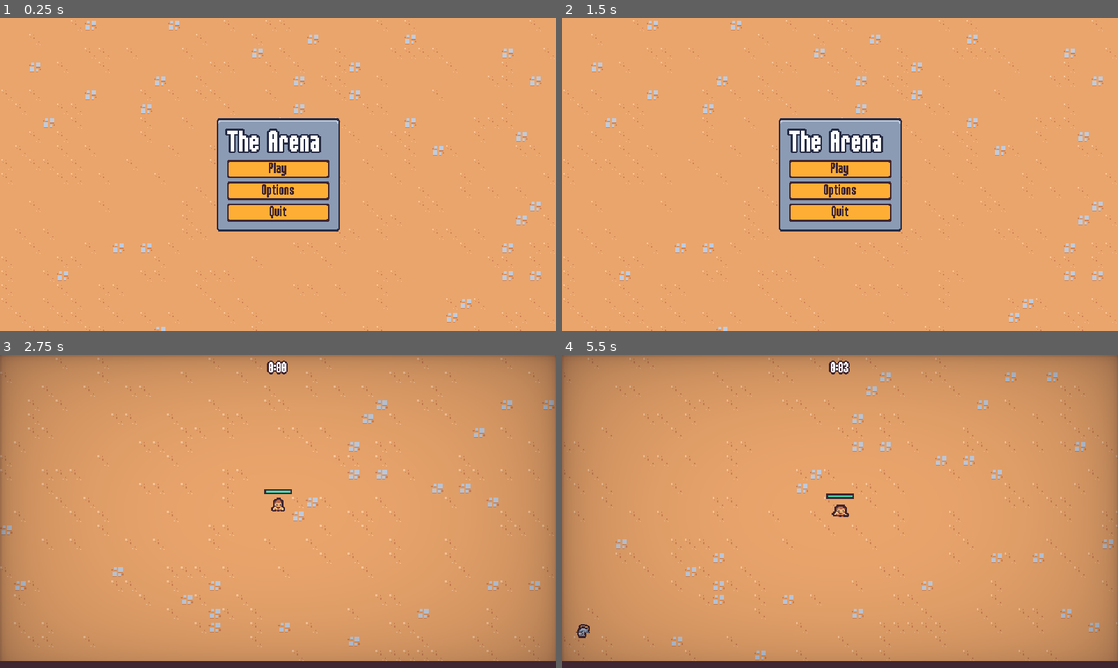
Above: before the commit, frames 1-4 (two rows, left to right).
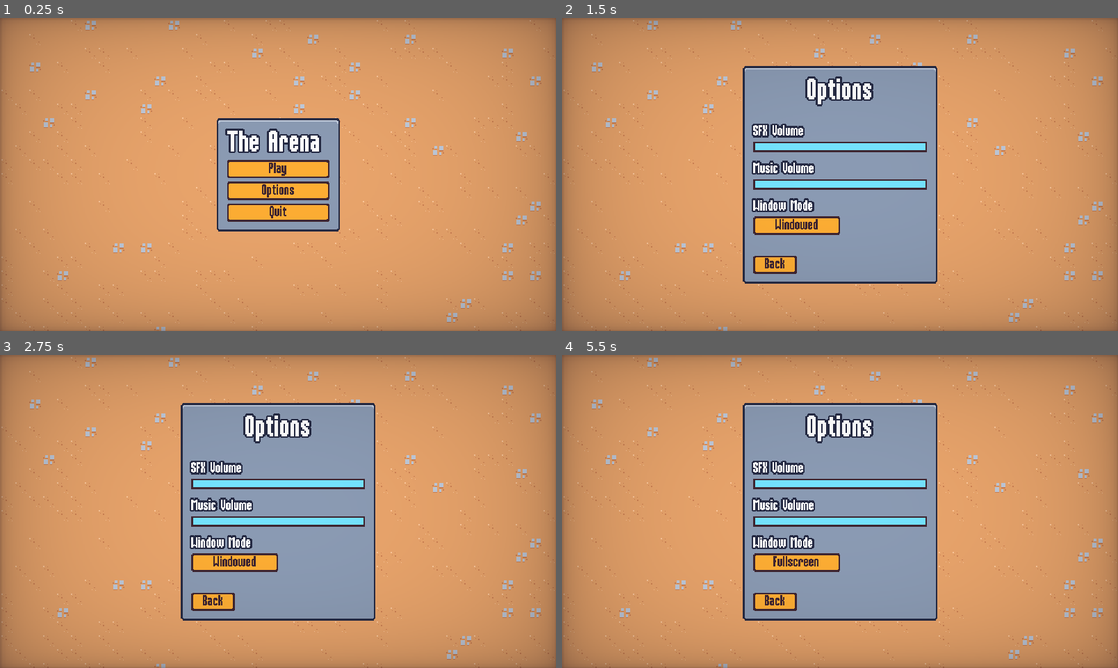
Above: after the commit, the same moments.

Repository: richigro/godot2DGame
Game: Godot game, scene res://scenes/ui/main_menu.tscn
Two runs of this game, one before a commit and one after it. Both use one fixed random seed, a clock stepped at 60 frames per second and the inputs below.
Inputs (mouse positions are in pixels of both pictures, inside the frame that each line leads up to):
- Up to frame 1 (0.25 s): no input
- Up to frame 2 (1.5 s): click "Options" at 0.5 s; click "Back" at 1.25 s
- Up to frame 3 (2.75 s): click "Play" at 2 s
- Up to frame 4 (5.5 s): click (840, 505) at 2.75 s, where only the run after the commit has a clickable "Play"; click (795, 561) at 3.5 s, where only the run after the commit has a clickable "Windowed"; move the mouse to (962, 495) at 4.27 s; press the mouse at (962, 495) at 4.28 s; hold D (move_right) 4.28-5.03 s; move the mouse to (728, 527) at 5.02 s; release the mouse at (728, 527) at 5.03 s; hold S (move_down) from 5.03 s (still down); click (728, 527) at 5.1 s

The runs differ from the first frame. In frame 1, 32% of the frame differs, in the area x 0-100%, y 0-100%; in frame 2, 54%; in frame 3, 30%; in frame 4, 30%.

Commit message:
Add save feature

Diff:
--- a/project.godot
+++ b/project.godot
@@ -12,6 +12,8 @@
 
 config/name="2dSurvivorsCourse"
 run/main_scene="res://scenes/ui/main_menu.tscn"
+config/use_custom_user_dir=true
+config/custom_user_dir_name="2DSurvivors"
 config/features=PackedStringArray("4.1", "Forward Plus")
 config/icon="res://icon.svg"
 
@@ -19,6 +21,8 @@
 
 GameEvents="*res://scenes/autoload/game_events.tscn"
 MusicPlayer="*res://scenes/autoload/music_player.tscn"
+ScreenTransition="*res://scenes/autoload/screen_transition.tscn"
+MetaProgression="*res://scenes/autoload/meta_progression.tscn"
 
 [debug]
 
--- /dev/null
+++ b/resources/meta_upgrades/experience_gain.tres
@@ -0,0 +1,10 @@
+[gd_resource type="Resource" load_steps=2 format=3 uid="uid://om60tx6ess2q"]
+
+[ext_resource type="Script" path="res://resources/meta_upgrades/meta_upgrade.gd" id="1_imrsb"]
+
+[resource]
+script = ExtResource("1_imrsb")
+id = "experience_gain"
+max_quantity = 1
+title = "Increase Experience"
+description = "Increases experience drop chance by 10%."
--- /dev/null
+++ b/resources/meta_upgrades/meta_upgrade.gd
@@ -0,0 +1,7 @@
+extends Resource
+class_name MetaUpgrade
+
+@export var id: String
+@export var max_quantity: int = 1
+@export var title: String
+@export_multiline var description: String
--- /dev/null
+++ b/scenes/autoload/meta_progression.gd
@@ -0,0 +1,39 @@
+extends Node
+
+# a path in the player's local machine where data for this game is saved
+const SAVE_FILE_PATH = "user://game.save"
+
+var save_data: Dictionary = {
+	"meta_upgrade_currency": 0,
+	"meta_upgrades": {},
+}
+
+
+func _ready():
+	GameEvents.experience_vial_collected.connect(on_experience_collected)
+	load_save_file()
+
+func load_save_file():
+	if not FileAccess.file_exists(SAVE_FILE_PATH):
+		return
+	var file = FileAccess.open(SAVE_FILE_PATH, FileAccess.READ)
+	# load the data from user's computer to the in-game memory
+	save_data = file.get_var()
+
+
+func save():
+	var file = FileAccess.open(SAVE_FILE_PATH, FileAccess.WRITE)
+	file.store_var(save_data)
+
+
+func add_meta_upgrade(upgrade: MetaUpgrade):
+	# if we don't have this meta upgrade yet
+	if not save_data["meta_upgrades"].has(upgrade.id):
+		save_data["meta_upgrades"][upgrade.id] = {
+			"quantity": 0
+		}
+
+	save_data["meta_upgrades"][upgrade.id]["quantity"] += 1
+
+func on_experience_collected(number: float):
+	save_data["meta_upgrade_currency"] += number
--- /dev/null
+++ b/scenes/autoload/meta_progression.tscn
@@ -0,0 +1,6 @@
+[gd_scene load_steps=2 format=3 uid="uid://cuqnw1g7qxhwl"]
+
+[ext_resource type="Script" path="res://scenes/autoload/meta_progression.gd" id="1_4r055"]
+
+[node name="MetaProgression" type="Node"]
+script = ExtResource("1_4r055")
--- /dev/null
+++ b/scenes/autoload/screen_transition.gd
@@ -0,0 +1,17 @@
+extends CanvasLayer
+
+signal transition_halfway
+
+var skip_emit = false
+
+func transition():
+	$AnimationPlayer.play("default")
+	await transition_halfway
+	skip_emit = true
+	$AnimationPlayer.play_backwards("default")
+
+func emit_transition_halfway():
+	if skip_emit:
+		skip_emit = false
+		return
+	transition_halfway.emit()
--- /dev/null
+++ b/scenes/autoload/screen_transition.gdshader
@@ -0,0 +1,16 @@
+shader_type canvas_item;
+
+uniform vec4 transition_color: source_color;
+uniform sampler2D transition_texture: filter_nearest;
+uniform float percent: hint_range(0.0, 1.0);
+
+void fragment() {
+	// Place fragment code here.
+	vec4 transition_texture_color = texture(transition_texture, UV);
+	if (transition_texture_color.r > percent) {
+		COLOR.a = 0.0;
+	}
+	else {
+		COLOR = transition_color;
+	}
+}
--- /dev/null
+++ b/scenes/autoload/screen_transition.tscn
@@ -0,0 +1,106 @@
+[gd_scene load_steps=8 format=3 uid="uid://d0hq0tkpar7pv"]
+
+[ext_resource type="Shader" path="res://scenes/autoload/screen_transition.gdshader" id="1_cmgx8"]
+[ext_resource type="Script" path="res://scenes/autoload/screen_transition.gd" id="1_s0sr3"]
+[ext_resource type="Texture2D" uid="uid://l43vi8at7ths" path="res://assets/ui/screen_transition.png" id="2_b74xb"]
+
+[sub_resource type="Animation" id="Animation_hg2rw"]
+resource_name = "default"
+length = 0.4
+step = 0.05
+tracks/0/type = "value"
+tracks/0/imported = false
+tracks/0/enabled = true
+tracks/0/path = NodePath("ColorRect:material:shader_parameter/percent")
+tracks/0/interp = 1
+tracks/0/loop_wrap = true
+tracks/0/keys = {
+"times": PackedFloat32Array(0, 0.4),
+"transitions": PackedFloat32Array(2, 1),
+"update": 0,
+"values": [0.0, 1.0]
+}
+tracks/1/type = "method"
+tracks/1/imported = false
+tracks/1/enabled = true
+tracks/1/path = NodePath(".")
+tracks/1/interp = 1
+tracks/1/loop_wrap = true
+tracks/1/keys = {
+"times": PackedFloat32Array(0.39),
+"transitions": PackedFloat32Array(1),
+"values": [{
+"args": [],
+"method": &"emit_transition_halfway"
+}]
+}
+tracks/2/type = "value"
+tracks/2/imported = false
+tracks/2/enabled = true
+tracks/2/path = NodePath("ColorRect:visible")
+tracks/2/interp = 1
+tracks/2/loop_wrap = true
+tracks/2/keys = {
+"times": PackedFloat32Array(0, 0.01),
+"transitions": PackedFloat32Array(1, 1),
+"update": 1,
+"values": [false, true]
+}
+
+[sub_resource type="Animation" id="Animation_uqtek"]
+length = 0.001
+tracks/0/type = "value"
+tracks/0/imported = false
+tracks/0/enabled = true
+tracks/0/path = NodePath("ColorRect:material:shader_parameter/percent")
+tracks/0/interp = 1
+tracks/0/loop_wrap = true
+tracks/0/keys = {
+"times": PackedFloat32Array(0),
+"transitions": PackedFloat32Array(1),
+"update": 0,
+"values": [0.37]
+}
+tracks/1/type = "value"
+tracks/1/imported = false
+tracks/1/enabled = true
+tracks/1/path = NodePath("ColorRect:visible")
+tracks/1/interp = 1
+tracks/1/loop_wrap = true
+tracks/1/keys = {
+"times": PackedFloat32Array(0),
+"transitions": PackedFloat32Array(1),
+"update": 1,
+"values": [false]
+}
+
+[sub_resource type="AnimationLibrary" id="AnimationLibrary_jr3fi"]
+_data = {
+"RESET": SubResource("Animation_uqtek"),
+"default": SubResource("Animation_hg2rw")
+}
+
+[sub_resource type="ShaderMaterial" id="ShaderMaterial_pd0ab"]
+shader = ExtResource("1_cmgx8")
+shader_parameter/transition_color = Color(0.247059, 0.14902, 0.192157, 1)
+shader_parameter/percent = 0.37
+shader_parameter/transition_texture = ExtResource("2_b74xb")
+
+[node name="ScreenTransition" type="CanvasLayer"]
+process_mode = 3
+layer = 5
+script = ExtResource("1_s0sr3")
+
+[node name="AnimationPlayer" type="AnimationPlayer" parent="."]
+libraries = {
+"": SubResource("AnimationLibrary_jr3fi")
+}
+
+[node name="ColorRect" type="ColorRect" parent="."]
+visible = false
+material = SubResource("ShaderMaterial_pd0ab")
+anchors_preset = 15
+anchor_right = 1.0
+anchor_bottom = 1.0
+grow_horizontal = 2
+grow_vertical = 2
--- a/scenes/game_object/player/player.gd
+++ b/scenes/game_object/player/player.gd
@@ -30,7 +30,6 @@
 	velocity_component.accelerate_in_direction(direction)
 	velocity_component.move(self)
 
-	print(movement_vector)
 	if movement_vector.x != 0 || movement_vector.y != 0:
 		animation_player.play("walk")
 	else:
@@ -52,7 +51,6 @@
 		return
 	health_component.damage(1)
 	damage_interval_timer.start()
-	print(health_component.current_health)
 
 func update_health_display():
 	health_bar.value = health_component.get_health_percent()
--- a/scenes/main/main.gd
+++ b/scenes/main/main.gd
@@ -19,3 +19,5 @@
 	var end_screen_instance = end_screen_scene.instantiate()
 	add_child(end_screen_instance)
 	end_screen_instance.set_defeat()
+	# save meta progression for player to be able to buy upgrades later
+	MetaProgression.save()
--- a/scenes/manager/arena_time_manager.gd
+++ b/scenes/manager/arena_time_manager.gd
@@ -32,3 +32,5 @@
 	add_child(end_screen_instance)
 	# play victory jingle
 	end_screen_instance.play_jingle()
+	# Save the game automatically, so scored is saved for meta upgrades later
+	MetaProgression.save()
--- a/scenes/ui/end_screen.gd
+++ b/scenes/ui/end_screen.gd
@@ -27,6 +27,8 @@
 		$VictoryStreamPlayer.play()
 
 func on_restart_button_pressed():
+	ScreenTransition.transition()
+	await ScreenTransition.transition_halfway
 	get_tree().paused = false
 	get_tree().change_scene_to_file("res://scenes/main/main.tscn")
 
--- a/scenes/ui/main_menu.gd
+++ b/scenes/ui/main_menu.gd
@@ -10,10 +10,14 @@
 
 
 func on_play_pressed():
+	ScreenTransition.transition()
+	await ScreenTransition.transition_halfway
 	get_tree().change_scene_to_file("res://scenes/main/main.tscn")
 
 
 func on_options_pressed():
+	ScreenTransition.transition()
+	await ScreenTransition.transition_halfway
 	var options_instance = options_scene.instantiate()
 	# add as a child to the current scene (the main menu scene)
 	add_child(options_instance)
--- a/scenes/ui/main_menu.tscn
+++ b/scenes/ui/main_menu.tscn
@@ -60,3 +60,4 @@
 text = "Quit"
 
 [node name="Vignette" parent="." instance=ExtResource("2_3bw78")]
+layer = 2
--- a/scenes/ui/options_menu.gd
+++ b/scenes/ui/options_menu.gd
@@ -51,4 +51,6 @@
 
 
 func on_back_pressed():
+	ScreenTransition.transition()
+	await ScreenTransition.transition_halfway
 	back_pressed.emit()
--- a/scenes/ui/pause_menu.gd
+++ b/scenes/ui/pause_menu.gd
@@ -53,12 +53,17 @@
 
 
 func on_options_pressed():
+	ScreenTransition.transition()
+	await ScreenTransition.transition_halfway
 	var options_menu_instance = options_menu_scene.instantiate()
 	add_child(options_menu_instance)
 	options_menu_instance.back_pressed.connect(on_options_back_pressed.bind(options_menu_instance))
 
 
 func on_quit_pressed():
+	# TODO: this transition may cause problems keep an eye on it
+	ScreenTransition.transition()
+	await ScreenTransition.transition_halfway
 	get_tree().paused = false
 	get_tree().change_scene_to_file("res://scenes/ui/main_menu.tscn")
 
Binary file added: assets/ui/screen_transition.png
Not shown, added: assets/ui/screen_transition.png.import
